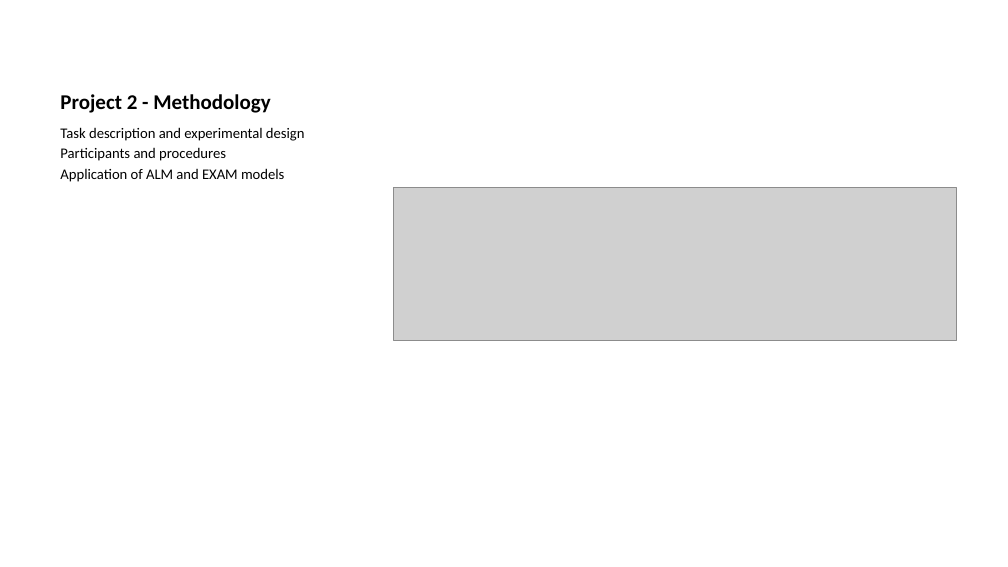
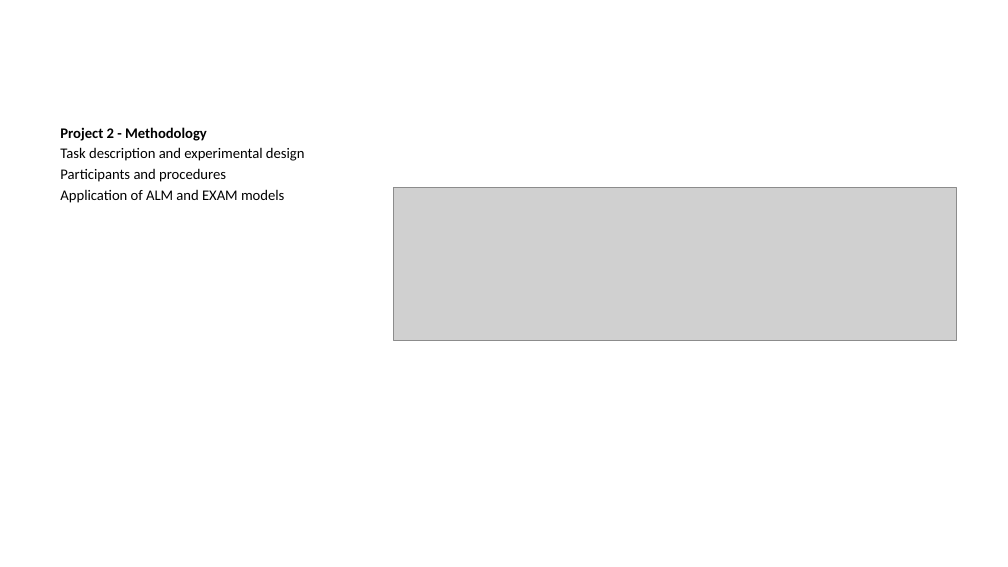
Before and after one commit to tegorman13/Dissertation, a slide deck: slide 11 of docs/Presentation/slides.pptx (slide 10 before the commit). Drawn at 1008x567 pixels with LibreOffice and Linux fonts; fonts in the diff are those of the drawing; grey boxes stand for pictures. Boxes give left, top, right and bottom in pixels: in the first picture for what was removed or moved away, otherwise in the second. Text is boxed around its words. In the diff, an @@ line names an element or a change of style, - is before the commit and + after.

```diff
--- a/docs/Presentation/slides.pptx
+++ b/docs/Presentation/slides.pptx
@@ title removed at (60,94,270,113) @@
-Project 2 - Methodology
@@ text at (60,127,207,141): paragraph added @@
+Project 2 - Methodology
```
Also in this commit, not shown: 12 other slides changed, 2 slides added, 7 other files.
